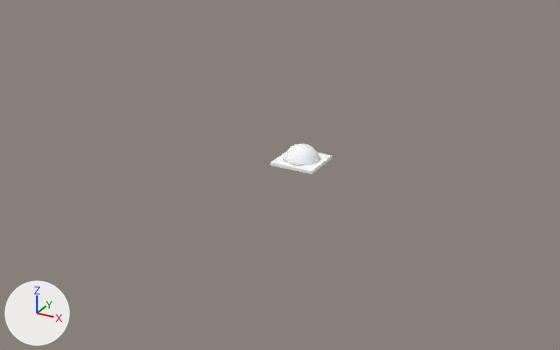
An edit to the Blender file res/scene/sceneBox.blend, drawn before and after from the same camera.
Rendered twice from a 50 mm camera at (14.3, -27.9, 13.1) aimed at (-0.5, -1.0, -0.4). The axes (+X, +Y, +Z) are drawn at lower left. The lights are the same throughout.

The first picture shows '平面'.
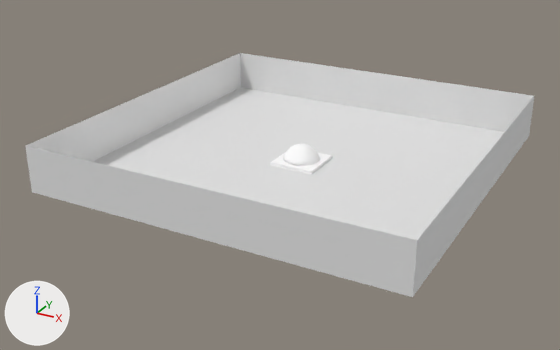
Pixel boxes (x1, y1, x2, y2) of what changed, in the pictures (560 x 350 px):
'sceneBox', shown: after (25, 53, 534, 297)

The change in detail:
Object 'sceneBox' (ob_scenebox) is now shown.
